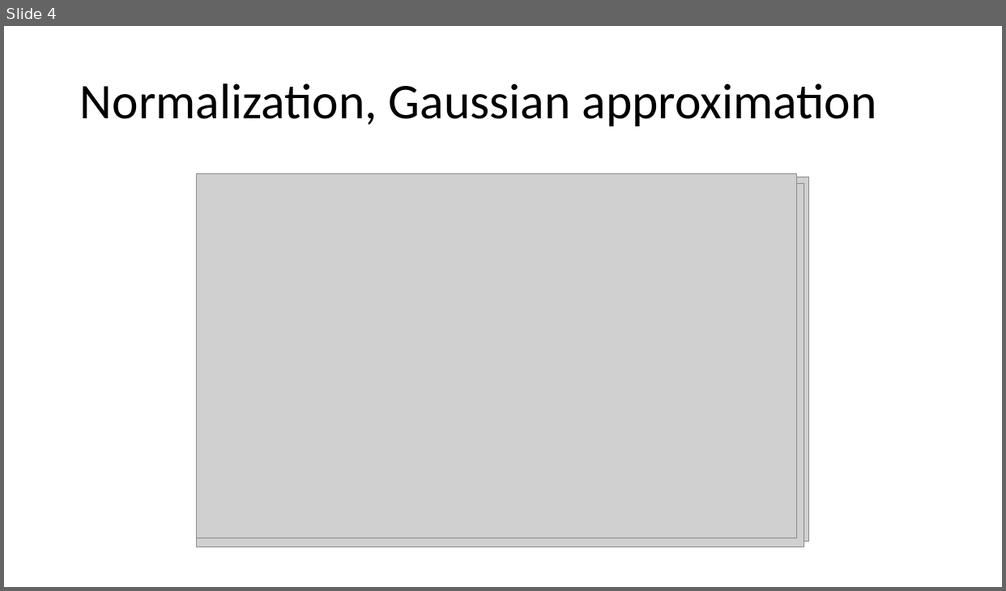
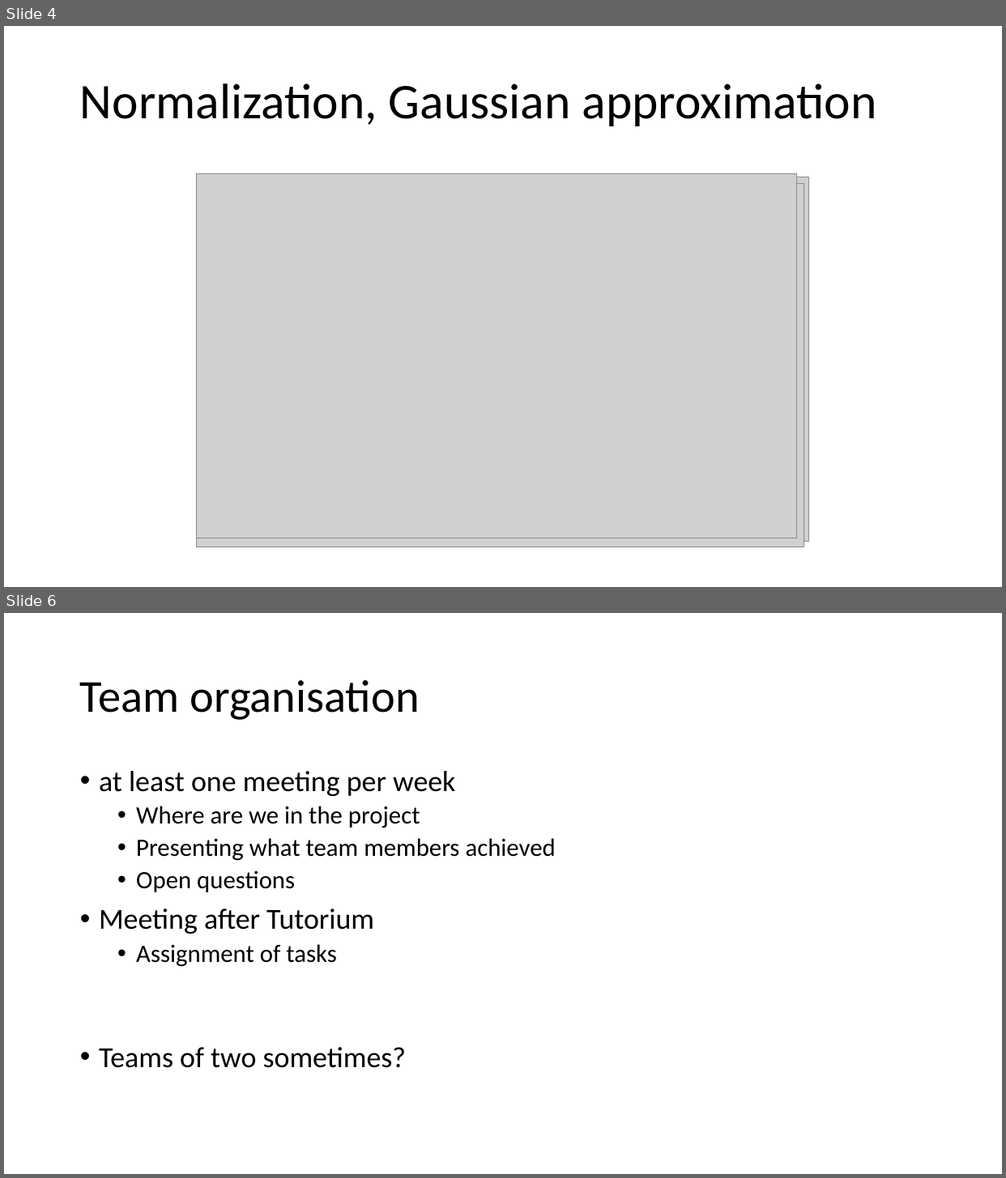
Before and after one commit to datascience-mobi-2022/2022-topic-03-team-05, a slide deck: Folien Data set.pptx. Shown one above the other, each under a label of ours: slide 4 before the commit, slides 4 and 6 after it; the slides between them are not shown. The pictures are 1006x591 and 1006x1178 pixels, drawn with LibreOffice and Linux fonts; fonts in the diff are those of the drawing; grey boxes stand for pictures. Boxes give left, top, right and bottom in pixels: in the first picture for what was removed or moved away, otherwise in the second. Text is boxed around its words. In the diff, an @@ line names an element or a change of style, - is before the commit and + after.

```diff
--- a/Folien Data set.pptx
+++ b/Folien Data set.pptx
@@ slide 6 added at box(4, 613, 1002, 1174), background #FFFFFF @@
@@ title added at box(80, 680, 419, 720), 44 pt, text #000000 @@
+Team organisation
@@ text added at box(99, 771, 556, 1068), 24 pt, text #000000 @@
+• at least one meeting per week
+  • Where are we in the project
+  • Presenting what team members achieved
+  • Open questions
+• Meeting after Tutorium
+  • Assignment of tasks
+• Teams of two sometimes?
```
Also in this commit, not shown: 1 slide changed, 1 other file.
